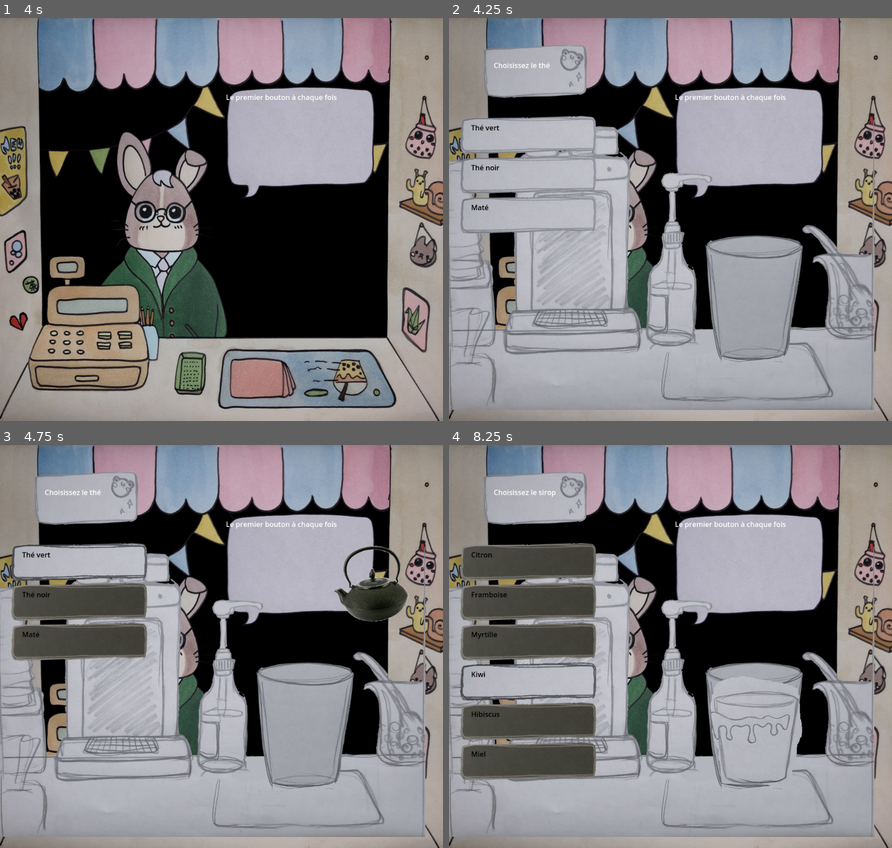
Above: before the commit, frames 1-4 (two rows, left to right).
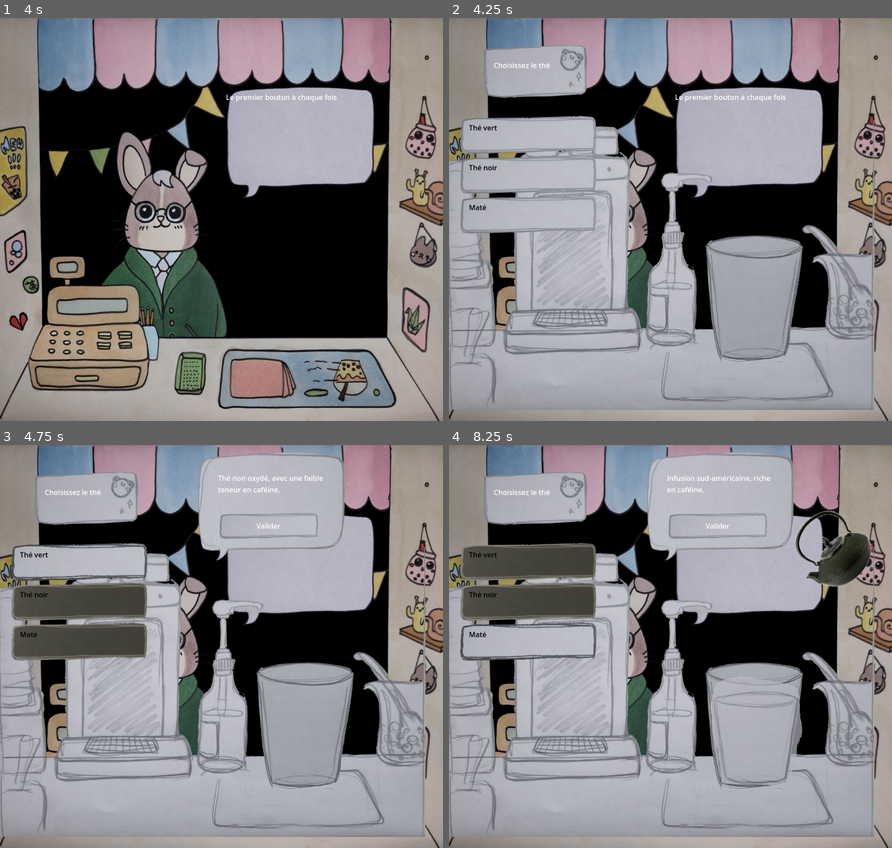
Above: after the commit, the same moments.

Repository: serrureriehurluberlesque/GGJ2025
Game: Godot game, scene res://scenes/tearoom.tscn
The game is run twice, just before and just after one commit, with the same random seed, the same clock (stepped at 60 frames per second) and the same inputs. The engine's default icon, where the game draws it, is replaced by a stand-in: a white triangle on a blue panel in a dark square.
Inputs (mouse positions are in pixels of both pictures, inside the frame that each line leads up to; where the layout moved, square brackets give the same spot in the first picture):
- Up to frame 1 (4 s): click (212, 215) at 0.5 s; tap Enter at 3.5 s
- Up to frame 2 (4.25 s): no input
- Up to frame 3 (4.75 s): click (88, 561) at 4.25 s
- Up to frame 4 (8.25 s): click (537, 602) at 5.02 s; click (537, 642) at 5.77 s; click (719, 525) at 6.5 s, where only the run after the commit has a clickable "Valider"; click (537, 682) at 7.27 s; click (537, 642) [537, 682] at 8 s

Frame 1 is identical in both runs. In frame 2, 0.2% of the frame differs, in the area x 4-12%, y 26-48%; in frame 3, 7.1%; in frame 4, 16%, in the area x 2-96%, y 1-85%.

Commit message:
Description presque

Diff:
--- a/scenes/composition/composition.gd
+++ b/scenes/composition/composition.gd
@@ -8,7 +8,7 @@
 static var POSSIBLE_TEAS: Array = [
 	{"key": "green", "title": "Green Tea", "descr": "Blabla green"},
 	{"key": "black", "title": "Black Tea", "descr": "Blabla black"},
-	{"key": "mate", "title": "Maté", "descr": "Blabla maté"},
+	{"key": "mate", "title": "Maté", "descr": "Fruit du framboisier. Facilite le transit intestinal."},
 ]
 static var POSSIBLE_SYRUPS: Array = [
 	{"key": "hibiscus", "title": "Hibiscus", "descr": "Blabla"},
@@ -34,6 +34,7 @@
 var chosen_tea = ""
 var chosen_syrup = ""
 var chosen_bubble = ""
+var selected_key = ""
 
 const scene_item = "res://scenes/composition/icon_item_container.tscn"
 
@@ -67,13 +68,25 @@
 		item.item_title = tea["title"]
 		item.item_descr = tea["descr"]
 		item.key = tea["key"]
-		item.connect("chosen", make_choice)
+		item.connect("chosen", show_description)
 		%List.add_child(item)
 
 	set_section_title()
 
+func show_description(description: String, key: String) -> void:
+	$DescrBubble.visible = true
+	%Description.text = description
+	selected_key = key
+	# Make choices look disabled
+	for n in %List.get_children():
+		if n.key != key:
+			n.texture_normal = n.texture_disabled
+		else:
+			n.texture_normal = load("res://assets/bouton_craft_2.png")
+
 func make_choice(key: String) -> void:
 	print(key)
+	$DescrBubble.visible = false
 
 	if step_id == 0:
 		chosen_tea = key
@@ -106,4 +119,9 @@
 	elif step_id == 1:
 		title.text = "Choisissez le sirop"
 	else:
-		title.text = "Choisissez les perles"
+		title.text = "Choisissez les perlesc"
+
+
+func _on_submit_pressed() -> void:
+	if selected_key:
+		make_choice(selected_key)
--- a/scenes/composition/composition.tscn
+++ b/scenes/composition/composition.tscn
@@ -13,6 +13,8 @@
 [ext_resource type="AudioStream" uid="uid://bvsbbqnilyish" path="res://assets/sounds/tapioca.wav" id="10_ik467"]
 [ext_resource type="PackedScene" uid="uid://6vhvfllng0a" path="res://scenes/rainning_tapioca.tscn" id="11_7nw1a"]
 [ext_resource type="Texture2D" uid="uid://ci481pvs176ul" path="res://assets/theiere.png" id="12_dvh0g"]
+[ext_resource type="Texture2D" uid="uid://pajx283ag8qp" path="res://assets/bulle_texte_cropped.png" id="14_psxxp"]
+[ext_resource type="Texture2D" uid="uid://egfp342sfpk8" path="res://assets/bouton_craft_2.png" id="15_nnlah"]
 
 [sub_resource type="Animation" id="Animation_neosr"]
 length = 0.001
@@ -475,4 +477,62 @@
 offset_bottom = 410.0
 texture = ExtResource("12_dvh0g")
 
+[node name="DescrBubble" type="TextureRect" parent="."]
+visible = false
+layout_mode = 0
+offset_left = 447.0
+offset_top = 15.0
+offset_right = 780.0
+offset_bottom = 261.0
+texture = ExtResource("14_psxxp")
+
+[node name="LabelMargin" type="MarginContainer" parent="DescrBubble"]
+layout_mode = 1
+anchors_preset = 15
+anchor_right = 1.0
+anchor_bottom = 1.0
+offset_left = 15.0
+offset_top = 18.0
+offset_right = -13.0
+offset_bottom = -118.0
+grow_horizontal = 2
+grow_vertical = 2
+theme_override_constants/margin_left = 30
+theme_override_constants/margin_top = 30
+theme_override_constants/margin_right = 20
+
+[node name="Description" type="Label" parent="DescrBubble/LabelMargin"]
+unique_name_in_owner = true
+custom_minimum_size = Vector2(50, 60)
+layout_mode = 2
+size_flags_vertical = 1
+autowrap_mode = 3
+
+[node name="Submit" type="TextureButton" parent="DescrBubble"]
+layout_mode = 0
+offset_left = 48.0
+offset_top = 138.0
+offset_right = 271.0
+offset_bottom = 197.0
+texture_normal = ExtResource("15_nnlah")
+ignore_texture_size = true
+stretch_mode = 0
+
+[node name="Label" type="Label" parent="DescrBubble/Submit"]
+layout_mode = 1
+anchors_preset = 8
+anchor_left = 0.5
+anchor_top = 0.5
+anchor_right = 0.5
+anchor_bottom = 0.5
+offset_left = -27.5
+offset_top = -11.5
+offset_right = 27.5
+offset_bottom = 11.5
+grow_horizontal = 2
+grow_vertical = 2
+text = "Valider"
+
+[connection signal="pressed" from="DescrBubble/Submit" to="." method="_on_submit_pressed"]
+
 [editable path="RainningTapioca"]
--- a/scenes/composition/icon_item_container.gd
+++ b/scenes/composition/icon_item_container.gd
@@ -4,7 +4,7 @@
 
 @onready var icon: TextureRect = %Icon
 @onready var title: Label = %Title
-@onready var description: Label = %Description
+#@onready var description: Label = %Description
 @export var key: String
 
 @export var item_icon: Texture:
@@ -17,10 +17,11 @@
 		item_title = value
 		_update_labels()
 
-@export var item_descr: String = "Description":
-	set(value):
-		item_descr = value
-		_update_labels()
+@export var item_descr: String = ""
+#@export var item_descr: String = "Description":
+	#set(value):
+		#item_descr = value
+		#_update_labels()
 
 
 # Called when the node enters the scene tree for the first time.
@@ -32,9 +33,9 @@
 		icon.texture = item_icon
 	if title:
 		title.text = item_title
-	if description:
-		description.text = item_descr
-
+	#if description:
+		#description.text = item_descr
+		#self.tooltip_text = item_descr
 
 func _on_pressed() -> void:
-	chosen.emit(key)
+	chosen.emit(item_descr, key)
--- a/scenes/composition/icon_item_container.tscn
+++ b/scenes/composition/icon_item_container.tscn
@@ -10,15 +10,12 @@
 font_weight = 600
 subpixel_positioning = 0
 
-[sub_resource type="SystemFont" id="SystemFont_l1sdb"]
-subpixel_positioning = 0
-
 [node name="IconItemContainer" type="TextureButton"]
 anchors_preset = -1
 anchor_left = 0.0125261
 anchor_top = 0.0293123
-anchor_right = 0.997912
-anchor_bottom = 0.468997
+anchor_right = 0.332985
+anchor_bottom = 0.126268
 grow_horizontal = 2
 grow_vertical = 2
 mouse_default_cursor_shape = 2
@@ -32,42 +29,34 @@
 
 [node name="Margin" type="MarginContainer" parent="."]
 layout_mode = 2
-anchor_right = 1.0
-anchor_bottom = 1.0
-theme_override_constants/margin_left = 25
+anchor_right = 0.983713
+anchor_bottom = 0.918605
+theme_override_constants/margin_left = 20
 theme_override_constants/margin_top = 15
-theme_override_constants/margin_right = 25
+theme_override_constants/margin_right = 15
 theme_override_constants/margin_bottom = 15
 metadata/_edit_use_anchors_ = true
 
 [node name="HBoxContainer" type="HBoxContainer" parent="Margin"]
 layout_mode = 2
 
-[node name="VBoxContainer" type="VBoxContainer" parent="Margin/HBoxContainer"]
+[node name="TitleMargin" type="MarginContainer" parent="Margin/HBoxContainer"]
 layout_mode = 2
 size_flags_horizontal = 3
+size_flags_stretch_ratio = 1.5
 
-[node name="Title" type="Label" parent="Margin/HBoxContainer/VBoxContainer"]
+[node name="Title" type="Label" parent="Margin/HBoxContainer/TitleMargin"]
 unique_name_in_owner = true
 layout_mode = 2
-size_flags_vertical = 3
-size_flags_stretch_ratio = 0.42
+size_flags_vertical = 1
 theme_override_colors/font_color = Color(0, 0, 0, 1)
 theme_override_fonts/font = SubResource("SystemFont_6nnth")
 text = "Title"
 
-[node name="Description" type="Label" parent="Margin/HBoxContainer/VBoxContainer"]
-unique_name_in_owner = true
-visible = false
-layout_mode = 2
-size_flags_vertical = 3
-theme_override_colors/font_color = Color(0, 0, 0, 1)
-theme_override_fonts/font = SubResource("SystemFont_l1sdb")
-
 [node name="IconMargin" type="MarginContainer" parent="Margin/HBoxContainer"]
 layout_mode = 2
 size_flags_horizontal = 3
-size_flags_stretch_ratio = 0.71
+size_flags_stretch_ratio = 0.5
 
 [node name="Icon" type="TextureRect" parent="Margin/HBoxContainer/IconMargin"]
 unique_name_in_owner = true
Binary file added: assets/bulle_texte_cropped.png
Not shown, added: assets/bulle_texte_cropped.png.import
Not shown: 1 places in scenes/composition/composition.tscn that only renumber resources
Not shown: 1 places in scenes/composition/icon_item_container.tscn that only renumber resources
